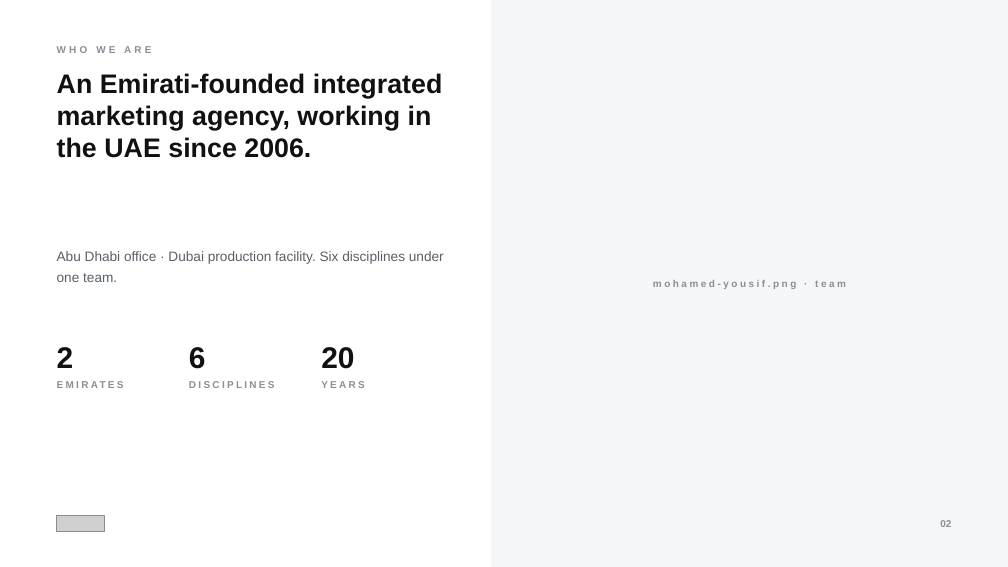
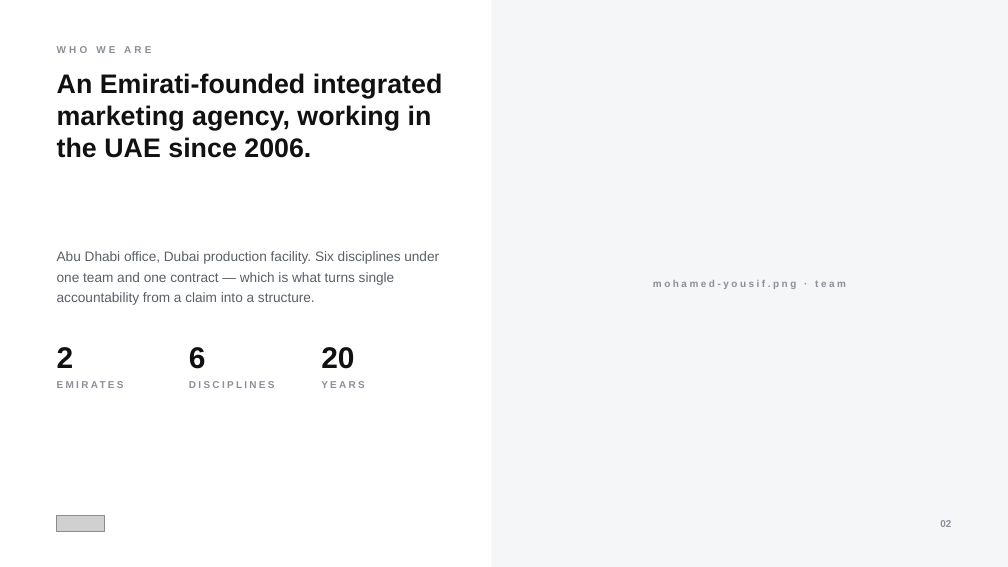
Before and after one commit to tanvichitnis1/NEW-, a slide deck: slide 2 of deck-pptx/EOV-Credentials-2026.pptx. Drawn at 1008x567 pixels with LibreOffice and Linux fonts; fonts in the diff are those of the drawing; grey boxes stand for pictures. Boxes give left, top, right and bottom in pixels: in the first picture for what was removed or moved away, otherwise in the second. Text is boxed around its words. In the diff, an @@ line names an element or a change of style, - is before the commit and + after.

```diff
--- a/deck-pptx/EOV-Credentials-2026.pptx
+++ b/deck-pptx/EOV-Credentials-2026.pptx
@@ text at [57,251,439,305]: text changed @@
-Abu Dhabi office · Dubai production facility. Six disciplines under one team.
+Abu Dhabi office, Dubai production facility. Six disciplines under one team and one contract — which is what turns single accountability from a claim into a structure.
```
Also in this commit, not shown: 14 other slides changed, 4 other files.
